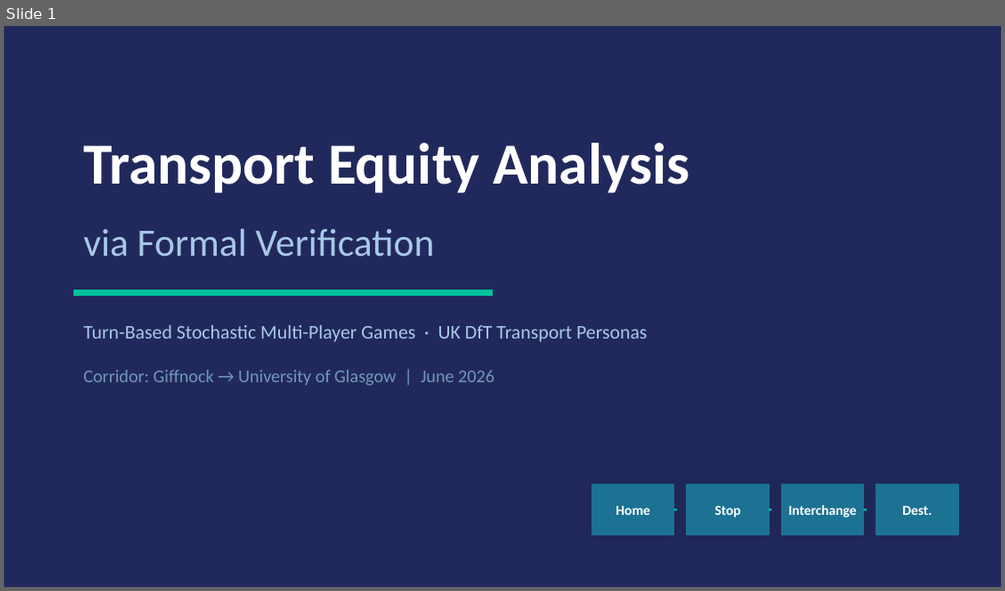
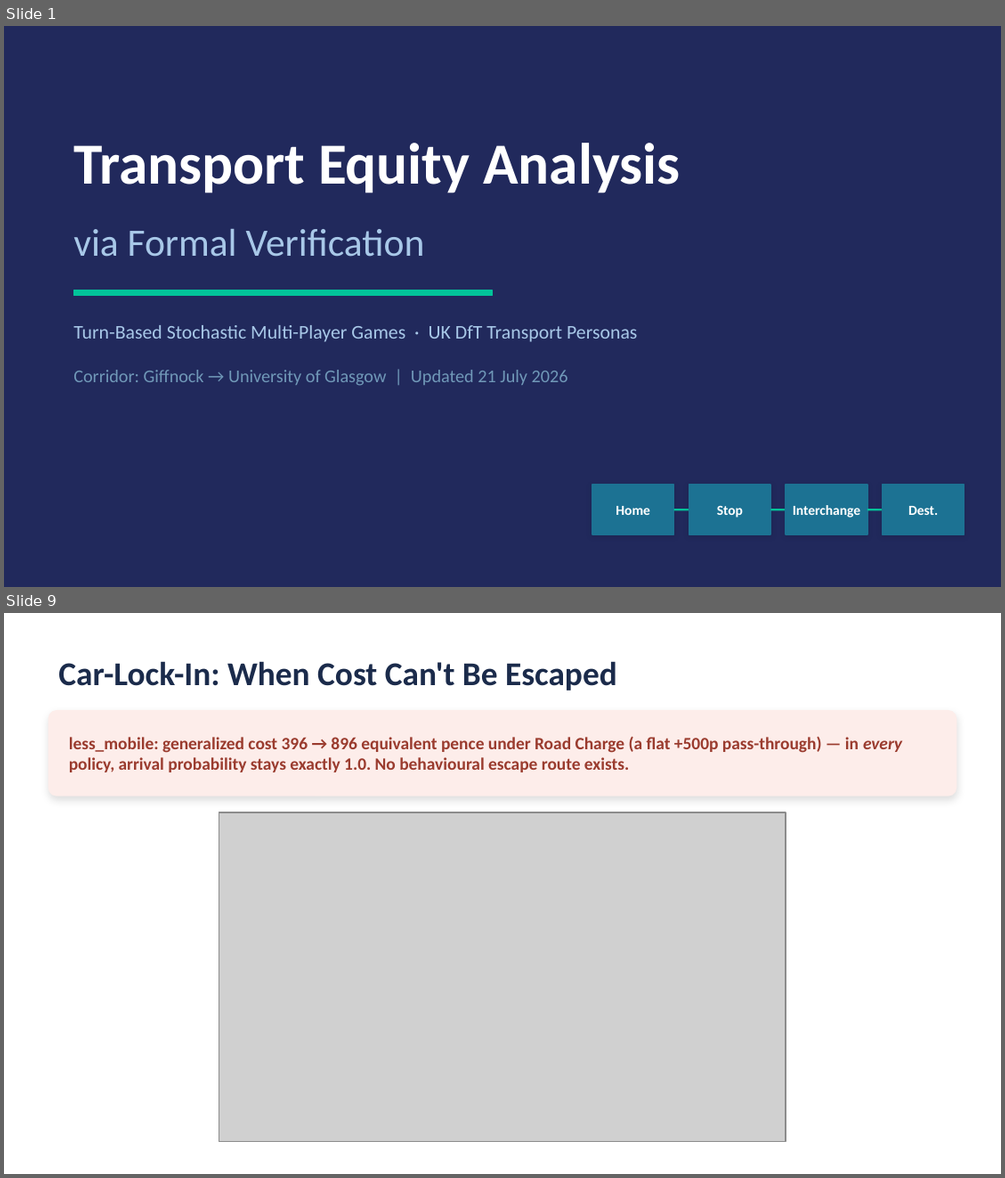
Before and after one commit to Hassan-Chamass/transport_personas_games, a slide deck: transport_smg_presentation.pptx. Shown one above the other, each under a label of ours: slide 1 before the commit, slides 1 and 9 after it; the slides between them are not shown. The pictures are 1005x591 and 1005x1178 pixels, drawn with LibreOffice and Linux fonts; fonts in the diff are those of the drawing; grey boxes stand for pictures. Boxes give left, top, right and bottom in pixels: in the first picture for what was removed or moved away, otherwise in the second. Text is boxed around its words. In the diff, an @@ line names an element or a change of style, - is before the commit and + after.

```diff
--- a/transport_smg_presentation.pptx
+++ b/transport_smg_presentation.pptx
@@ slide 9 added at (4, 613, 1001, 1174), background #FFFFFF @@
@@ text added at (58, 661, 617, 690), 24 pt, text #1B2B4B, bold @@
+Car-Lock-In: When Cost Can't Be Escaped
@@ rounded rectangle added at (48, 711, 956, 795), fill #FDEDEA, outline #FDEDEA 1 pt @@
@@ text added at (69, 737, 902, 772), 12.5 pt, text #9A3B2E, bold @@
+less_mobile: generalized cost 396 → 896 equivalent pence under Road Charge (a flat +500p pass-through) — in every policy, arrival probability stays exactly 1.0. No behavioural escape route exists.
@@ picture added at (219, 812, 785, 1142) @@
@@ slide 1 changed as well @@
@@ 3 texts: place and size @@
-3 texts at (83, 143, 689, 342)
+3 texts at (73, 143, 680, 342)
@@ text at (73, 370, 568, 386): text changed @@
-Corridor: Giffnock → University of Glasgow | June 2026
+Corridor: Giffnock → University of Glasgow | Updated 21 July 2026
@@ 2 texts, 2 rectangles: place and size @@
-2 texts, 2 rectangles at (782, 484, 958, 534)
+2 texts, 2 rectangles at (785, 484, 964, 534)
@@ shadow changed in 3 elements at (688, 484, 770, 534), (785, 484, 867, 534), (882, 484, 964, 534) @@
@@ line moved from (674, 509) - (677, 509) to (674, 509) - (688, 509) @@
@@ line moved from (769, 509) - (771, 509) to (770, 509) - (785, 509) @@
@@ line moved from (863, 509) - (866, 509) to (867, 509) - (882, 509) @@
```
Also in this commit, not shown: 4 other slides changed, 7 other slides added, 3 slides removed, 8 other files.
